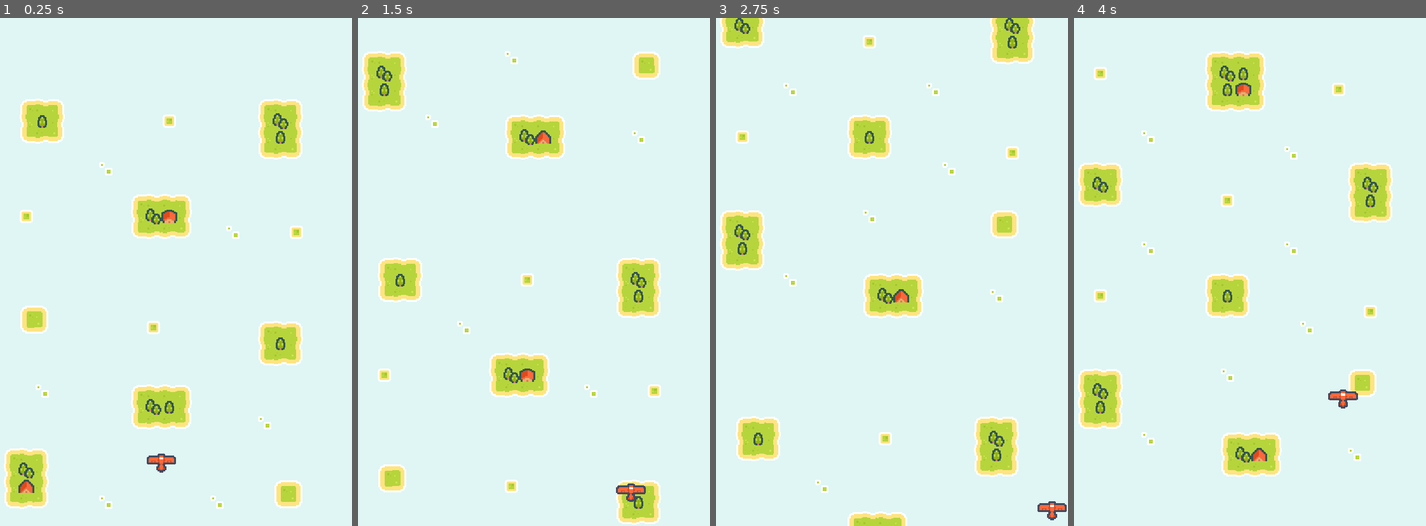
Above: before the commit, frames 1-4 (left to right).
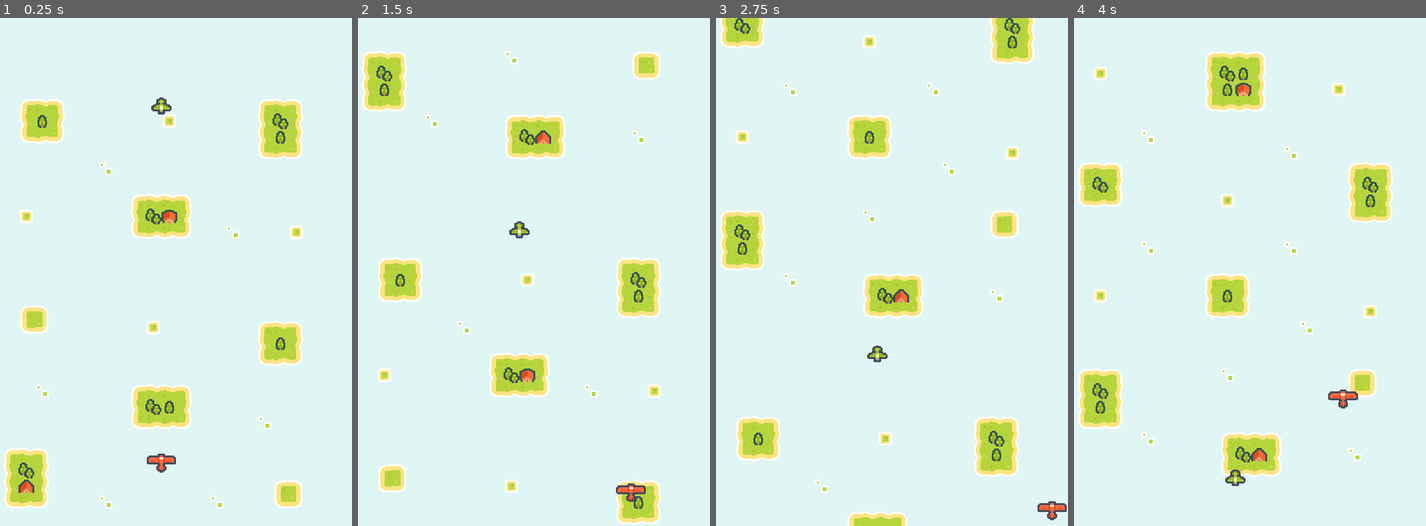
Above: after the commit, the same moments.

Repository: KanataEXE/Godot-4-Pixel-Shmup
Game: Godot game, scene res://levels/base_level.tscn
The game is run twice, just before and just after one commit, with the same random seed, the same clock (stepped at 60 frames per second) and the same inputs.
Inputs:
- Up to frame 1 (0.25 s): no input
- Up to frame 2 (1.5 s): hold Right (right) 0.53-1.28 s; hold Down (down) from 1.28 s (still down)
- Up to frame 3 (2.75 s): release Down (down) at 2.03 s; hold Right (right) from 2.03 s (still down)
- Up to frame 4 (4 s): release Right (right) at 2.78 s; hold Up (up) 2.78-3.53 s; hold Left (left) from 3.53 s (still down)

The runs differ from the first frame. In frame 1, 0.1% of the frame differs, in the area x 42-49%, y 15-19%; in frame 2, 0.1%; in frame 3, 0.1%; in frame 4, 0.1%.

Commit message:
Created Enemy

Diff:
--- a/aircraft/aircraft.gd
+++ b/aircraft/aircraft.gd
@@ -3,6 +3,7 @@
 
 @export var health: float
 @export var speed: float
+@export var crash_damage: float
 
 var velocity: Vector2
 var is_alive := true
@@ -16,3 +17,18 @@
 
 func control(delta: float) -> void:
 	pass
+
+
+func hit(damage: float) -> void:
+	health -= damage
+	if health <= 0.0:
+		die()
+
+
+func die() -> void:
+	queue_free()
+
+
+func _on_area_entered(area: Area2D) -> void:
+	if area.has_method("hit"):
+		area.hit(crash_damage)
--- a/aircraft/aircraft.tscn
+++ b/aircraft/aircraft.tscn
@@ -4,7 +4,10 @@
 
 [node name="Aircraft" type="Area2D"]
 script = ExtResource("1_g2isc")
+crash_damage = 50.0
 
 [node name="Sprite2D" type="Sprite2D" parent="."]
 
 [node name="CollisionShape2D" type="CollisionShape2D" parent="."]
+
+[connection signal="area_entered" from="." to="." method="_on_area_entered"]
--- /dev/null
+++ b/aircraft/enemy.gd
@@ -0,0 +1,13 @@
+class_name Enemy
+extends Aircraft
+
+
+func control(delta: float) -> void:
+
+	velocity = Vector2.DOWN * speed * delta
+
+	position += velocity
+
+
+func _on_visible_on_screen_notifier_2d_screen_exited() -> void:
+	queue_free()
--- /dev/null
+++ b/aircraft/enemy.tscn
@@ -0,0 +1,26 @@
+[gd_scene load_steps=5 format=3 uid="uid://ce6nen81v35rw"]
+
+[ext_resource type="PackedScene" uid="uid://ewhm7aiiybqi" path="res://aircraft/aircraft.tscn" id="1_cl44u"]
+[ext_resource type="Texture2D" uid="uid://c7ch77esnyvwc" path="res://common/tilemaps/aircraft_packed.png" id="2_27kgq"]
+[ext_resource type="Script" path="res://aircraft/enemy.gd" id="2_cydke"]
+
+[sub_resource type="RectangleShape2D" id="RectangleShape2D_hcm6l"]
+size = Vector2(16, 16)
+
+[node name="Enemy" instance=ExtResource("1_cl44u")]
+script = ExtResource("2_cydke")
+speed = 100.0
+
+[node name="Sprite2D" parent="." index="0"]
+rotation = 3.14159
+texture = ExtResource("2_27kgq")
+region_enabled = true
+region_rect = Rect2(64, 64, 32, 32)
+
+[node name="CollisionShape2D" parent="." index="1"]
+shape = SubResource("RectangleShape2D_hcm6l")
+
+[node name="VisibleOnScreenNotifier2D" type="VisibleOnScreenNotifier2D" parent="." index="2"]
+scale = Vector2(0.8, 0.8)
+
+[connection signal="screen_exited" from="VisibleOnScreenNotifier2D" to="." method="_on_visible_on_screen_notifier_2d_screen_exited"]
--- a/levels/base_level.tscn
+++ b/levels/base_level.tscn
@@ -1,7 +1,8 @@
-[gd_scene load_steps=8 format=3 uid="uid://bl3vby5pvyha7"]
+[gd_scene load_steps=9 format=3 uid="uid://bl3vby5pvyha7"]
 
 [ext_resource type="Texture2D" uid="uid://c6gt70k1awk5s" path="res://common/tilemaps/tiles_packed.png" id="1_mc5oi"]
 [ext_resource type="PackedScene" uid="uid://s7uuw1tfepbx" path="res://aircraft/player.tscn" id="2_tjppu"]
+[ext_resource type="PackedScene" uid="uid://ce6nen81v35rw" path="res://aircraft/enemy.tscn" id="3_y2qy0"]
 
 [sub_resource type="TileSetAtlasSource" id="TileSetAtlasSource_bqpgw"]
 texture = ExtResource("1_mc5oi")
@@ -266,11 +267,20 @@
 format = 2
 layer_0/tile_data = PackedInt32Array(2031639, 393216, 3, 1966103, 393216, 3, 1900567, 393216, 3, 1835031, 393216, 3, 17 …(45312 unchanged characters)…
 
+[node name="Players" type="Node2D" parent="."]
+
+[node name="Player" parent="Players" instance=ExtResource("2_tjppu")]
+position = Vector2(192, 448)
+
+[node name="Enemies" type="Node2D" parent="."]
+
+[node name="Enemy" parent="Enemies" instance=ExtResource("3_y2qy0")]
+position = Vector2(192, 64)
+
+[node name="Bullets" type="Node2D" parent="."]
+
 [node name="AnimationPlayer" type="AnimationPlayer" parent="."]
 autoplay = "default"
 libraries = {
 "": SubResource("AnimationLibrary_egtaj")
 }
-
-[node name="Player" parent="." instance=ExtResource("2_tjppu")]
-position = Vector2(192, 448)
